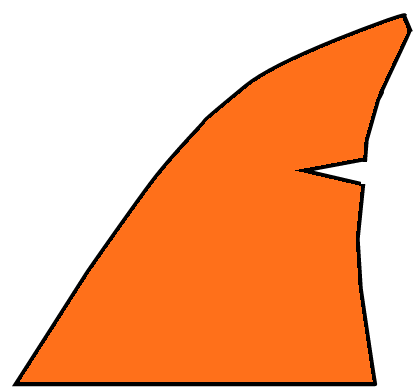
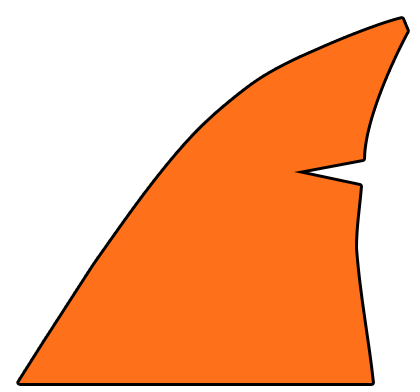
The second 420×392 image is a revision of the first. Changes to its layers:
moved "Camada 2" above "Camada 4" over [12, 13, 413, 387]
removed layer "Forma 4" from group "Pasta 3" over [20, 18, 407, 382]
renamed "Camada 1" to "Camada 4", painted on it over [12, 13, 413, 387]
